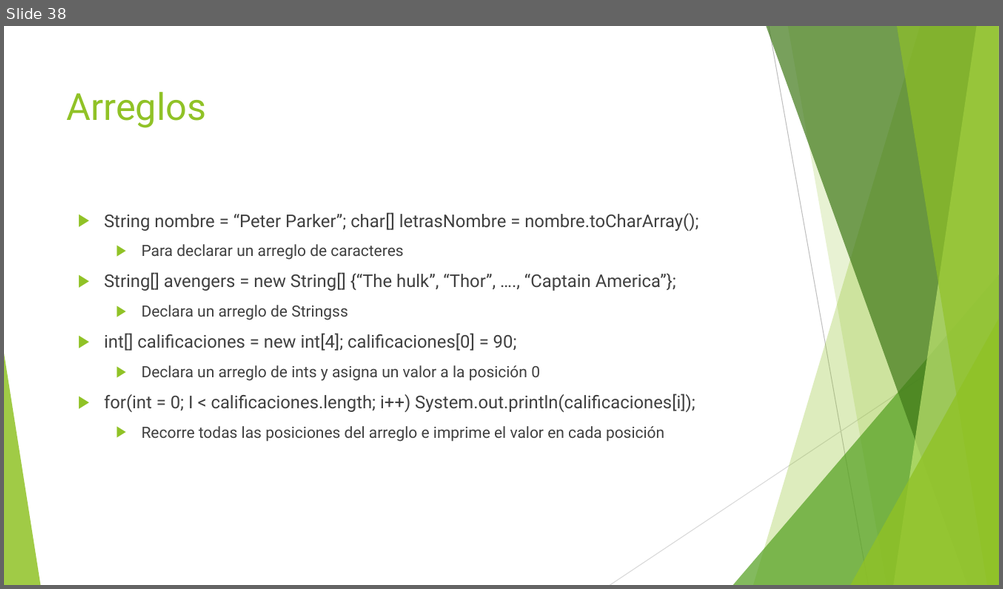
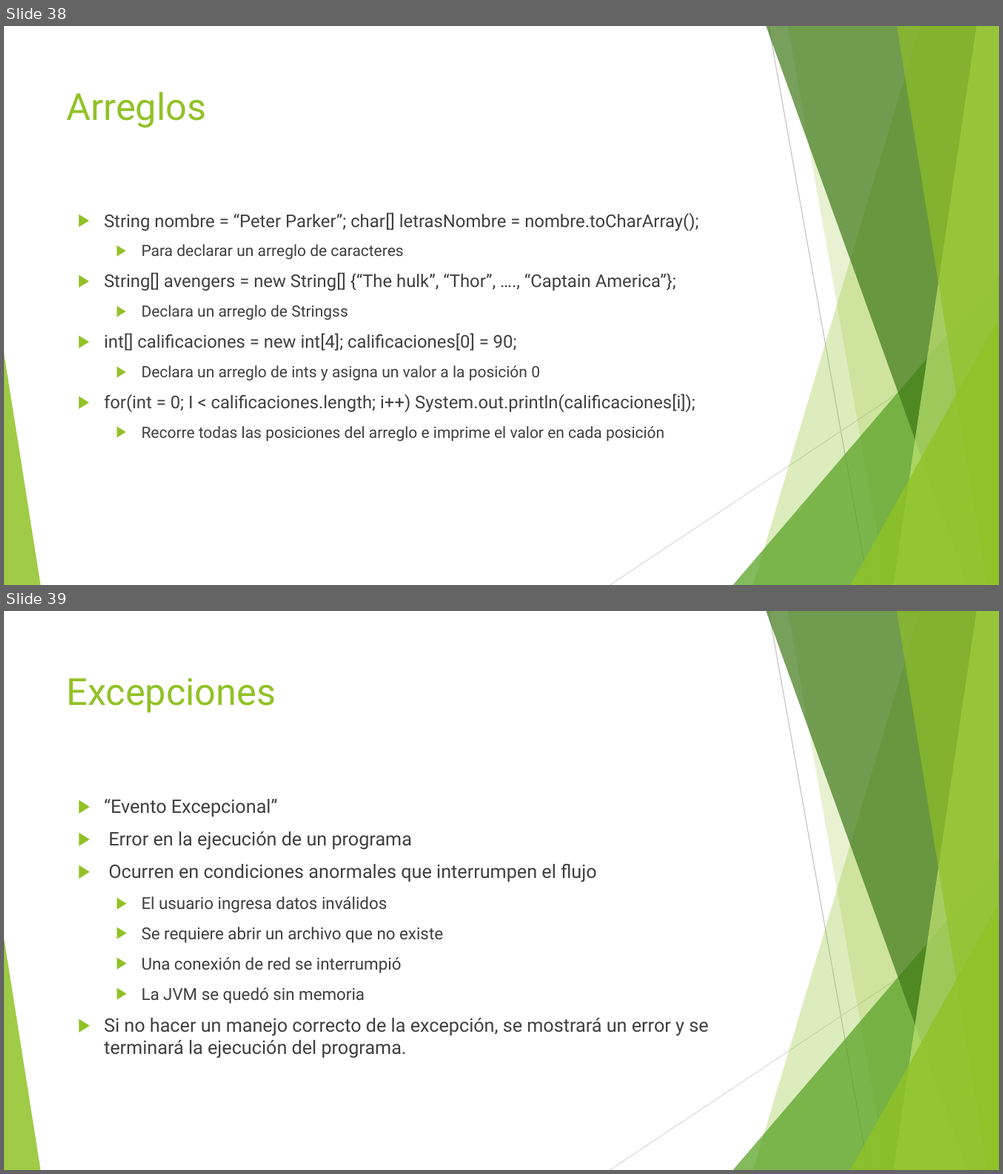
Before and after one commit to jomarnavarro/basicJava, a slide deck: Selenium, module 2.pptx. Shown one above the other, each under a label of ours: slide 38 before the commit, slides 38 and 39 after it. The pictures are 1003x589 and 1003x1174 pixels, drawn with LibreOffice and Linux fonts; fonts in the diff are those of the drawing. Boxes give left, top, right and bottom in pixels: in the first picture for what was removed or moved away, otherwise in the second. Text is boxed around its words. In the diff, an @@ line names an element or a change of style, - is before the commit and + after.

```diff
--- a/Selenium, module 2.pptx
+++ b/Selenium, module 2.pptx
@@ slide 39 added at box(4, 611, 999, 1170), background #FFFFFF; not listed: 10 template elements that a slide beside it also shows @@
@@ title added at box(67, 678, 276, 713), 36 pt, text #90C226 @@
+Excepciones
@@ text added at box(104, 799, 708, 1059), 18 pt, text #3F3F3F @@
+▶ “Evento Excepcional”
+▶ Error en la ejecución de un programa
+▶ Ocurren en condiciones anormales que interrumpen el flujo
+  ▶ El usuario ingresa datos inválidos
+  ▶ Se requiere abrir un archivo que no existe
+  ▶ Una conexión de red se interrumpió
+  ▶ La JVM se quedó sin memoria
+▶ Si no hacer un manejo correcto de la excepción, se mostrará un error y se terminará la ejecución del programa.
```
Also in this commit, not shown: 1 other slide added, 9 other files.
